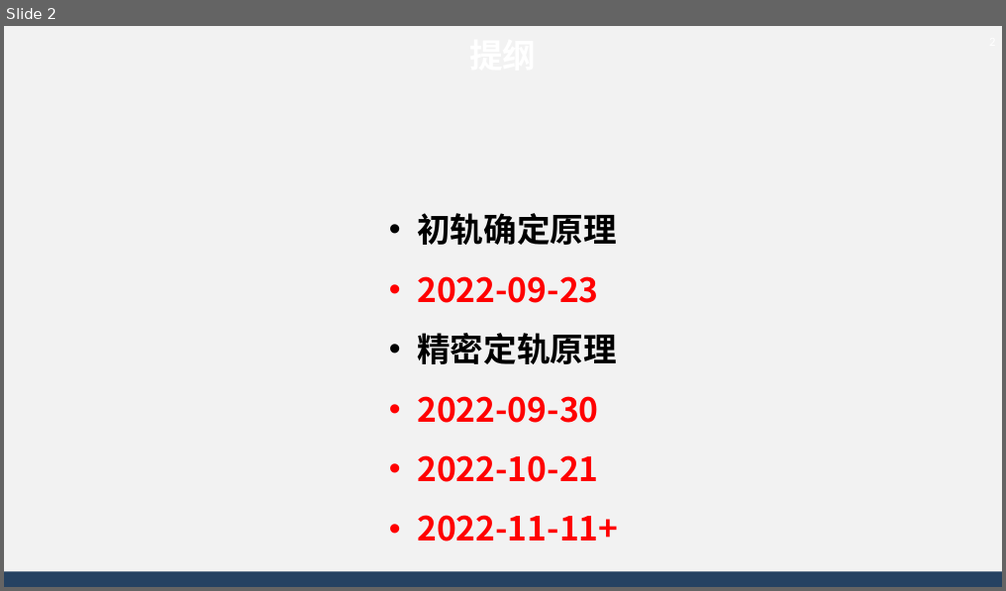
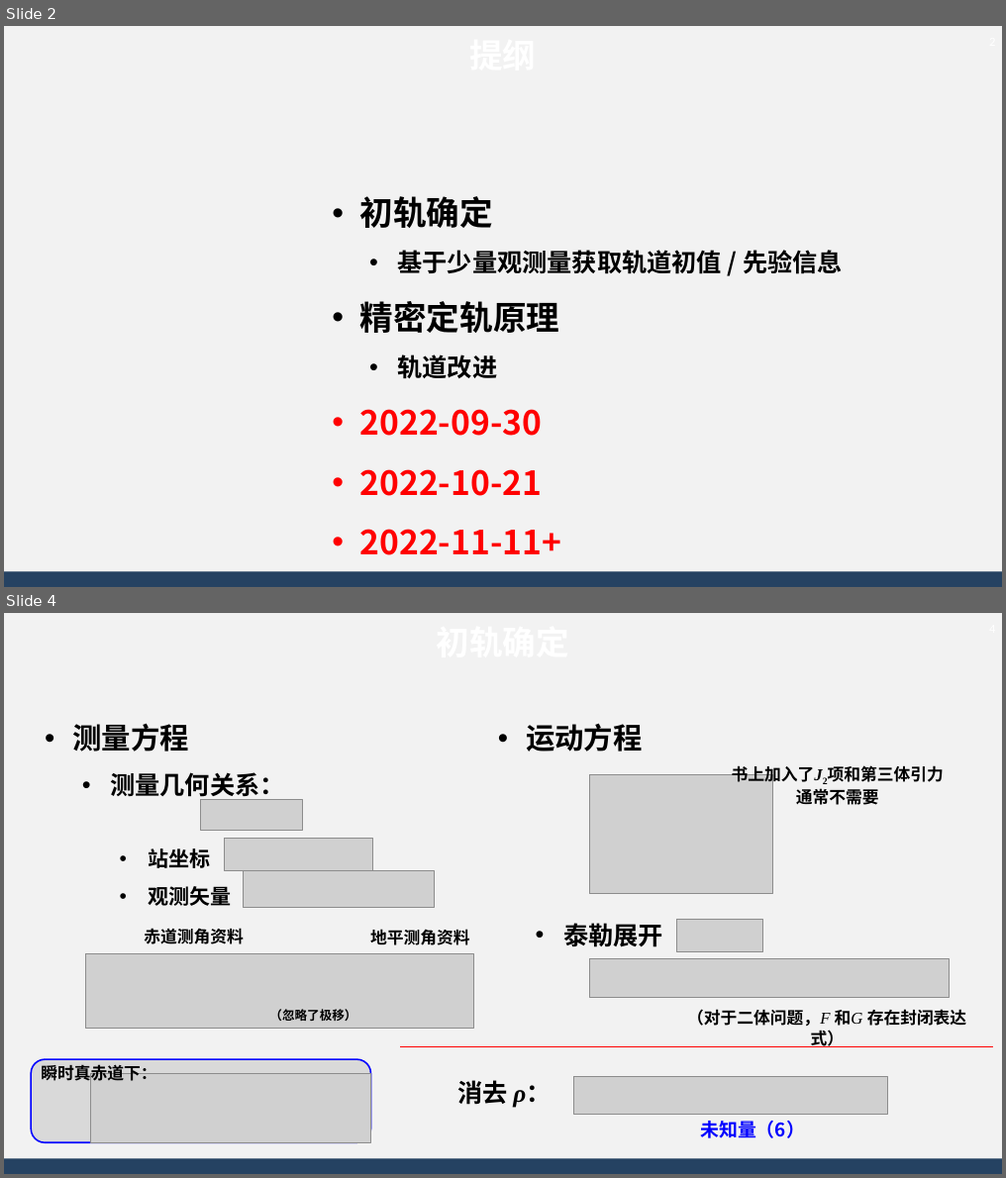
Before and after one commit to AsBackup/DAOSSA, a slide deck: 12 初轨确定和精密定轨原理.pptx. Shown one above the other, each under a label of ours: slide 2 before the commit, slides 2 and 4 after it; the slides between them are not shown. The pictures are 1006x591 and 1006x1178 pixels, drawn with LibreOffice and Linux fonts; fonts in the diff are those of the drawing; grey boxes stand for pictures; background and template pictures are left out. Boxes give left, top, right and bottom in pixels: in the first picture for what was removed or moved away, otherwise in the second. Text is boxed around its words. In the diff, an @@ line names an element or a change of style, - is before the commit and + after.

```diff
--- a/12 初轨确定和精密定轨原理.pptx
+++ b/12 初轨确定和精密定轨原理.pptx
@@ slide 4 added at (4, 613, 1002, 1174), background #F2F2F2; not listed: 1 template element that a slide beside it also shows @@
@@ text added at (4, 613, 1002, 671), 32 pt, text #FFFFFF, bold @@
+初轨确定
@@ page number added at (966, 613, 1002, 643), 12 pt, text #FFFFFF @@
+4
@@ text added at (72, 723, 284, 906), 24 pt, text #000000, bold @@
+• 测量方程
+  • 测量几何关系：
+    • 站坐标
+    • 观测矢量
@@ text added at (526, 723, 663, 948), 24 pt, text #000000, bold @@
+• 运动方程
+  • 泰勒展开 ：
@@ picture added at (589, 774, 773, 894) @@
@@ text added at (732, 765, 823, 785), 16 pt, text #000000, bold @@
+书上加入了J2项和第三体引力通常不需要
@@ picture added at (201, 799, 302, 831) @@
@@ picture added at (224, 839, 372, 870) @@
@@ picture added at (244, 870, 435, 908) @@
@@ text added at (144, 929, 243, 945), 16 pt, text #000000, bold @@
+赤道测角资料
@@ text added at (370, 929, 469, 946), 16 pt, text #000000, bold @@
+地平测角资料
@@ picture added at (676, 919, 763, 953) @@
@@ picture added at (85, 955, 474, 1029) @@
@@ picture added at (590, 959, 949, 998) @@
@@ text added at (269, 1009, 356, 1021), 12 pt, text #000000, bold @@
+（忽略了极移）
@@ text added at (687, 1009, 966, 1026), 16 pt, text #000000, bold @@
+（对于二体问题，F 和G 存在封闭表达式）
@@ line added from (400, 1048) to (994, 1048), #FF0000 1.5 pt @@
@@ rounded rectangle added at (31, 1059, 371, 1143), fill #D9D9D9, outline #0000FF 1.5 pt @@
@@ text added at (41, 1064, 156, 1084), 16 pt, text #000000, bold @@
+瞬时真赤道下：
@@ picture added at (90, 1074, 371, 1143) @@
@@ text added at (457, 1080, 550, 1108), 24 pt, text #000000, bold @@
+消去 ρ：
@@ picture added at (574, 1077, 887, 1115) @@
@@ text added at (700, 1121, 805, 1139), 18 pt, text #0000FF, bold @@
+未知量（6）
@@ slide 2 changed as well @@
@@ text "初轨确定": place and size @@
-text "初轨确定" at (417, 213, 618, 542)
+text "初轨确定" at (360, 196, 843, 556)
@@ text at (360, 196, 843, 274): text changed; size 32 to 24 pt; text colour #FF0000 to #000000 @@
-• 初轨确定原理
-• 2022-09-23
+• 初轨确定
+  • 基于少量观测量获取轨道初值 / 先验信息
@@ text at (397, 355, 497, 379): paragraph added @@
+  • 轨道改进
```
Also in this commit, not shown: 4 other slides changed, 12 other slides added, 6 slides removed, 5 other files.
